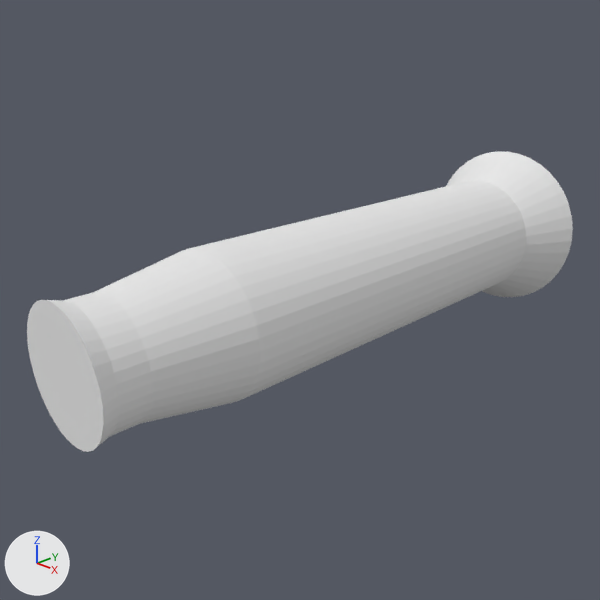
The Blender file ExternalAssets/RocketJumper.blend: old version first, new version second.
Both versions are drawn from the file's camera 'Camera'. Every picture has the same lights, and +X, +Y and +Z are marked at lower left.
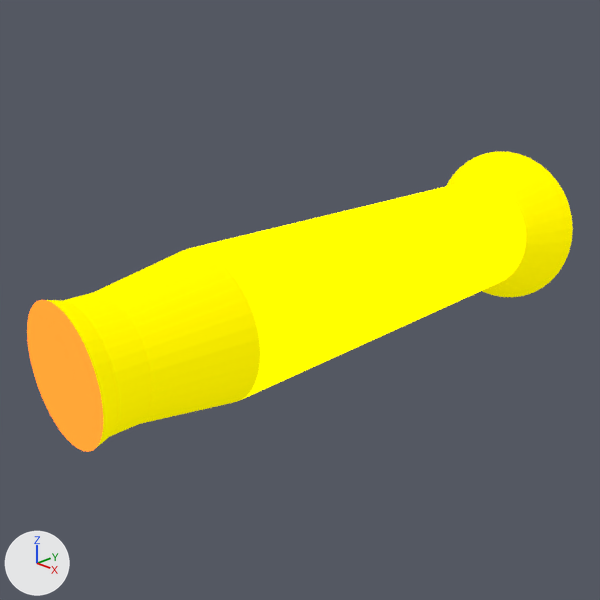
Boxes [x1, y1, x2, y2] around the edits, measured in the pictures (600 x 600 px):
'Cylinder', surface changed (grey to yellow)
    both: [27, 151, 573, 452]

Edits to the bpy script that builds the scene:
```text
Add img_rocket_jumper_png:
    img_rocket_jumper_png = load_image('ROCKET_JUMPER.png', '../Items/Textures/ROCKET_JUMPER.png', 512, 512, 'sRGB')
Change mat_material:
    remove # nodes: BsdfDiffuse, OutputMaterial
    nodes: BsdfPrincipled, OutputMaterial, TexImage
    uses the picture img_rocket_jumper_png
```
